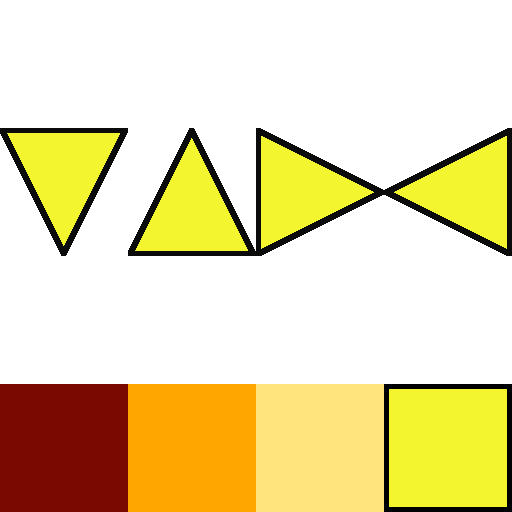
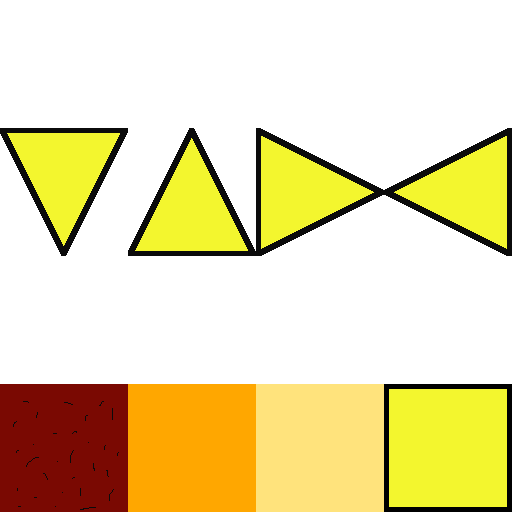
Comparing the layer stacks of the two 512 × 512 images. Changes:
added layer "texture" above "Background" over [13, 401, 119, 510]
